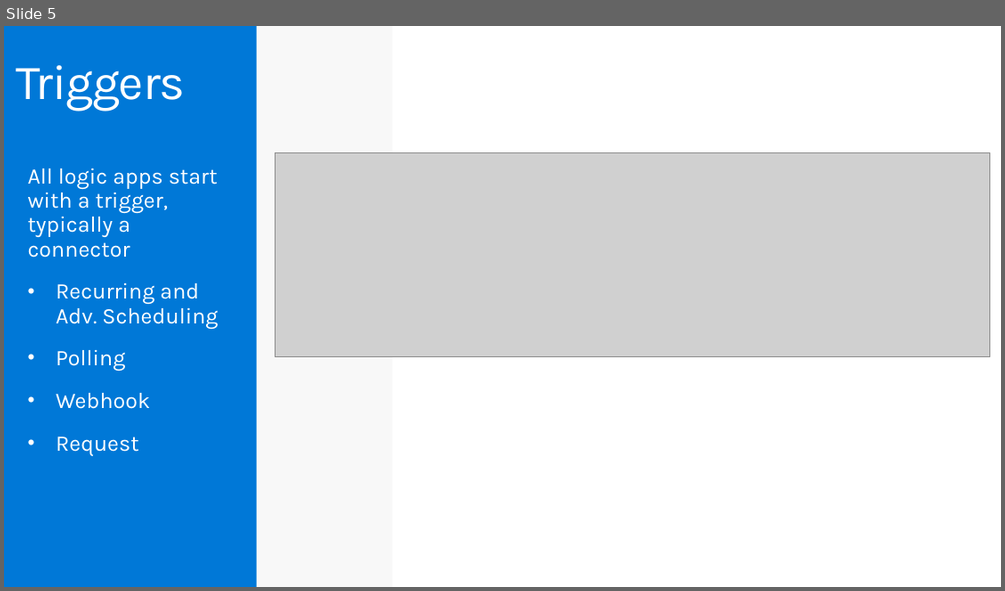
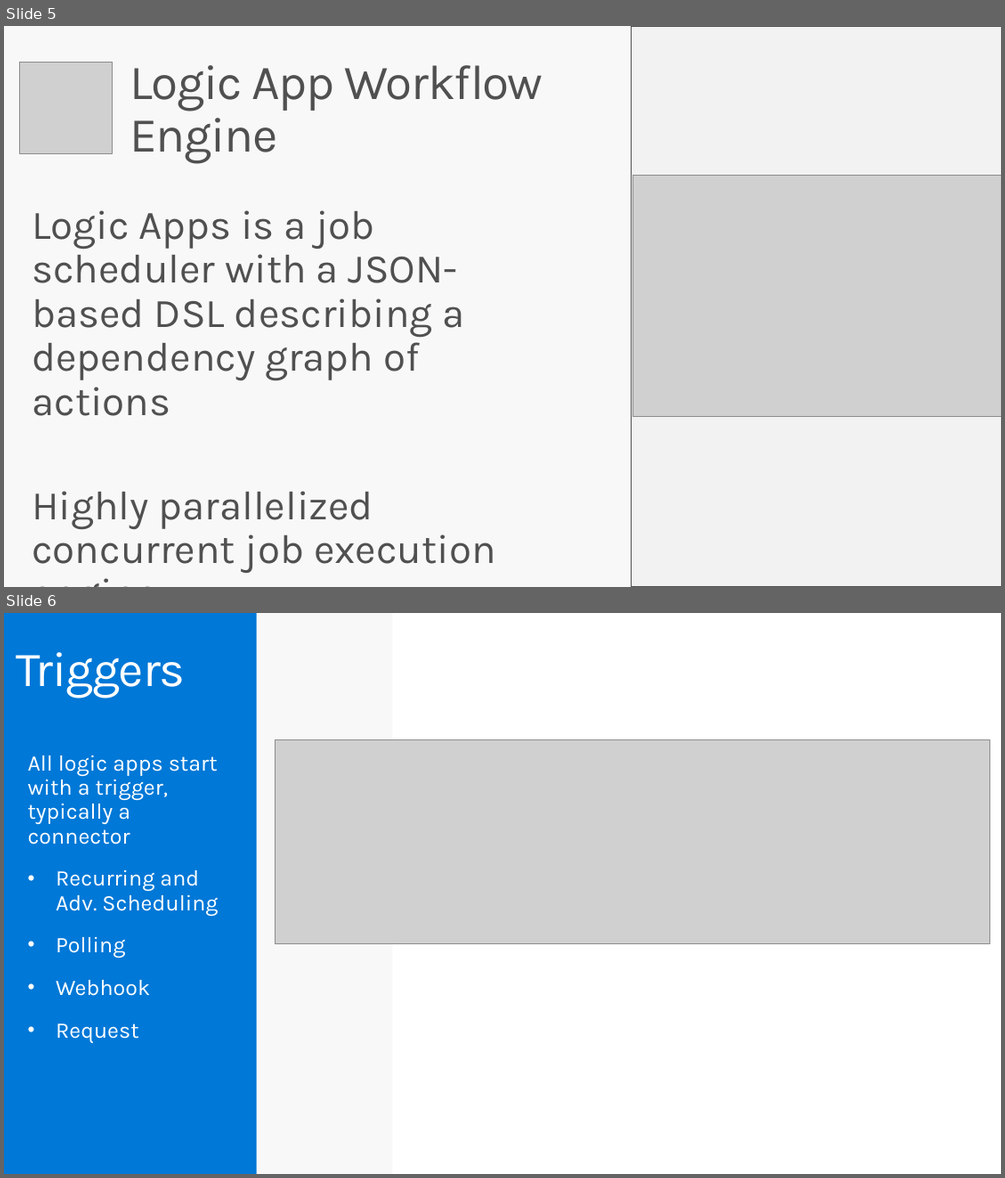
Before and after one commit to codingwithsasquatch/serverless_ninjas_workshop, a slide deck: 5-Logic_App_Overview/Serverless_Workshop-Logic_Apps_Overview.pptx. Shown one above the other, each under a label of ours: slide 5 before the commit, slides 5 and 6 after it. The pictures are 1005x591 and 1005x1178 pixels, drawn with LibreOffice and Linux fonts; fonts in the diff are those of the drawing; grey boxes stand for pictures. Boxes give left, top, right and bottom in pixels: in the first picture for what was removed or moved away, otherwise in the second. Text is boxed around its words. In the diff, an @@ line names an element or a change of style, - is before the commit and + after.

```diff
--- a/5-Logic_App_Overview/Serverless_Workshop-Logic_Apps_Overview.pptx
+++ b/5-Logic_App_Overview/Serverless_Workshop-Logic_Apps_Overview.pptx
@@ slide 5 added at box(4, 26, 1001, 587), background #F8F8F8 @@
@@ rectangle added at box(631, 26, 1001, 587), fill #F2F2F2, outline #505050 0.85 pt @@
@@ picture added at box(20, 62, 112, 154) @@
@@ title added at box(129, 65, 543, 164), 47 pt, text #505050 @@
+Logic App Workflow Engine
@@ picture added at box(633, 175, 1001, 416) @@
@@ text added at box(32, 210, 496, 572), 39.2 pt, text #505050 @@
+Logic Apps is a job scheduler with a JSON-based DSL describing a dependency graph of actions
+Highly parallelized concurrent job execution engine
@@ what was slide 5 is now slide 6 @@
```
Also in this commit, not shown: 8 slides changed, 12 other slides added, 6 slides removed, 2 other files.
